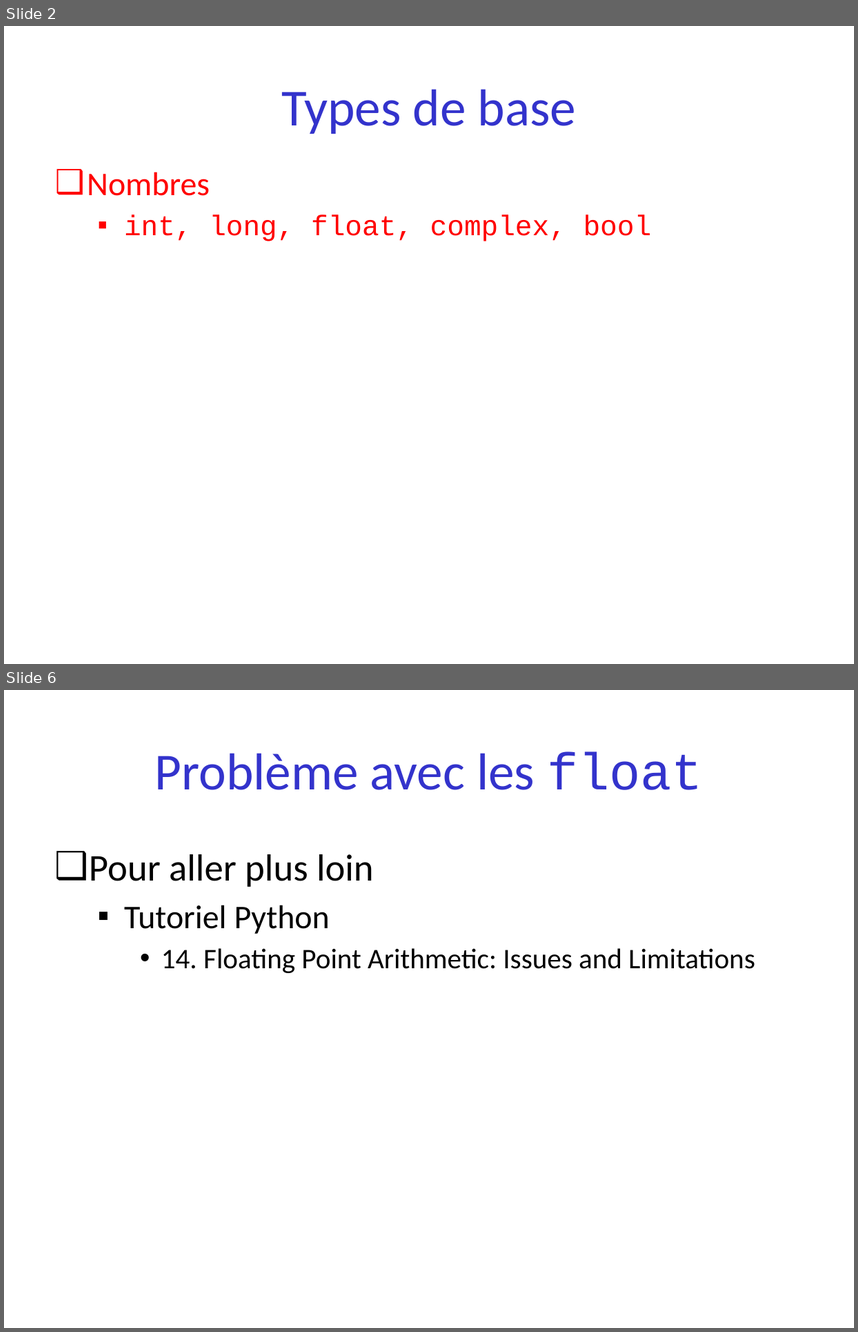
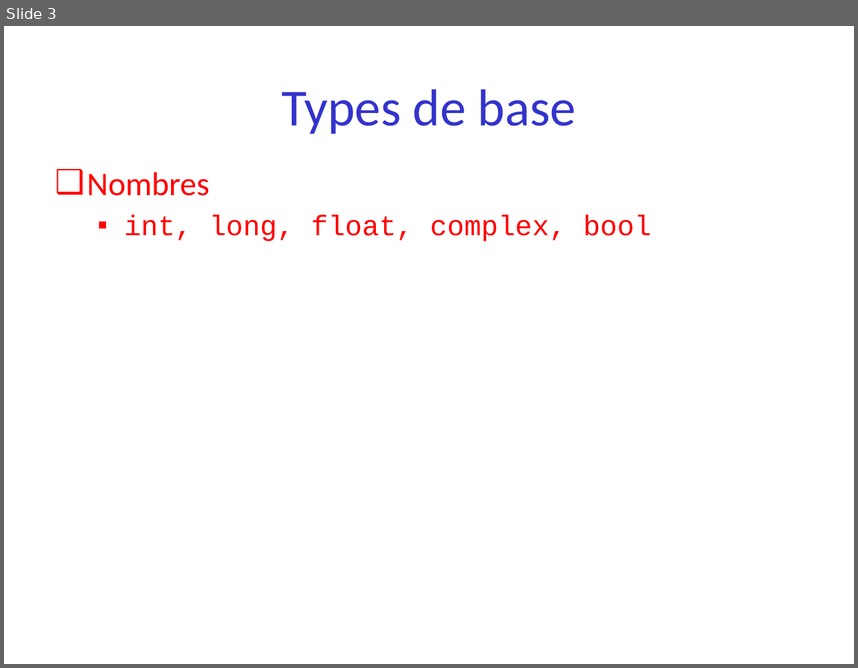
Before and after one commit to parmentelat/flotpython-archive, a slide deck: semaine2/semaine2-1.pptx. Shown one above the other, each under a label of ours: slides 2 and 6 before the commit, slide 3 after it; the slides between them are not shown. The pictures are 858x1332 and 858x668 pixels, drawn with LibreOffice and Linux fonts; fonts in the diff are those of the drawing. Boxes give left, top, right and bottom in pixels: in the first picture for what was removed or moved away, otherwise in the second. Text is boxed around its words. In the diff, an @@ line names an element or a change of style, - is before the commit and + after.

Commit message:
split the semaine2-1* to move all the float discussion and math module to semaine2-2
initial commit for semaine2-2*

```diff
--- a/semaine2/semaine2-1.pptx
+++ b/semaine2/semaine2-1.pptx
@@ slide 6 removed at box(4, 690, 854, 1328), background #FFFFFF @@
@@ title removed at box(155, 751, 703, 790) @@
-Problème avec les float
@@ text removed at box(89, 854, 755, 973) @@
-❑ Pour aller plus loin
-  ▪ Tutoriel Python
-    • 14. Floating Point Arithmetic: Issues and Limitations
@@ what was slide 2 is now slide 3 @@
```
Also in this commit, not shown: 1 slide added, 3 other slides removed, 3 other files.
